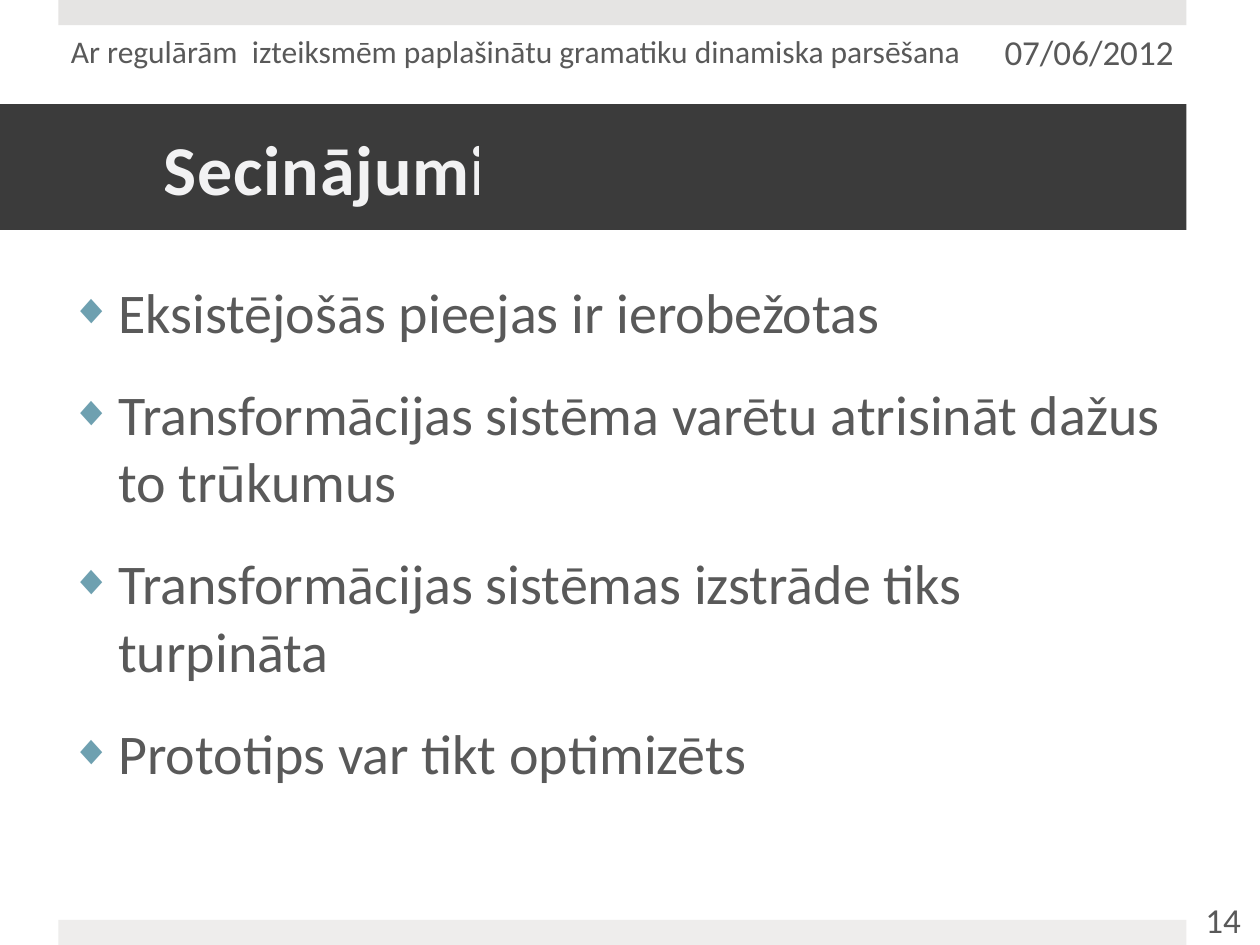
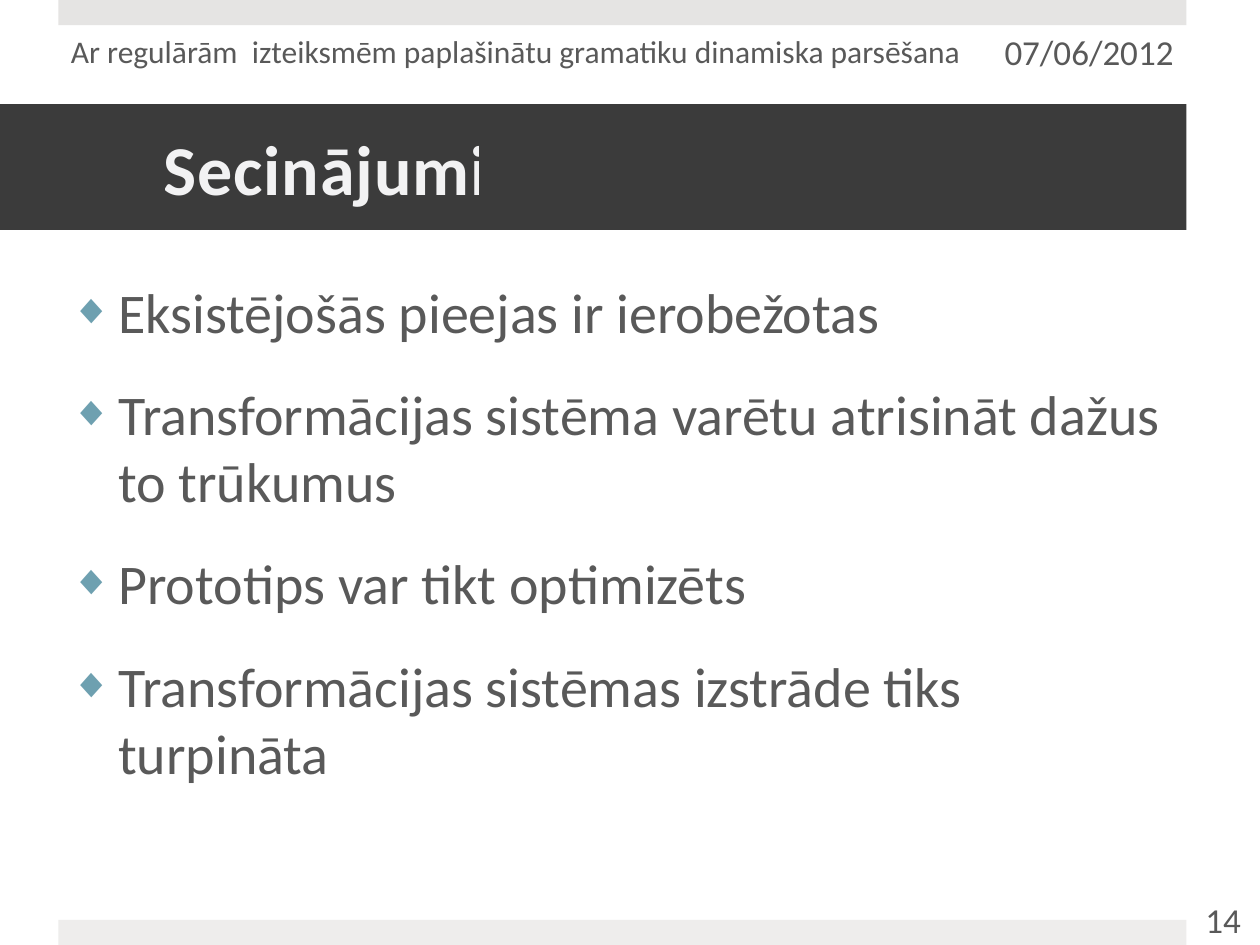
Before and after one commit to junniest/bach_test_repo, a slide deck: slide 18 of Julija_Pecerska.pptx. Drawn at 1260x945 pixels with LibreOffice and Linux fonts; fonts in the diff are those of the drawing. Boxes give left, top, right and bottom in pixels: in the first picture for what was removed or moved away, otherwise in the second. Text is boxed around its words. In the diff, an @@ line names an element or a change of style, - is before the commit and + after.

```diff
--- a/Julija_Pecerska.pptx
+++ b/Julija_Pecerska.pptx
@@ text at (118,565,746,613): paragraph added @@
+◆ Prototips var tikt optimizēts
@@ text at (118,735,746,783): paragraph removed @@
-◆ Prototips var tikt optimizēts
```
Also in this commit, not shown: 4 other slides changed, 1 other file.
